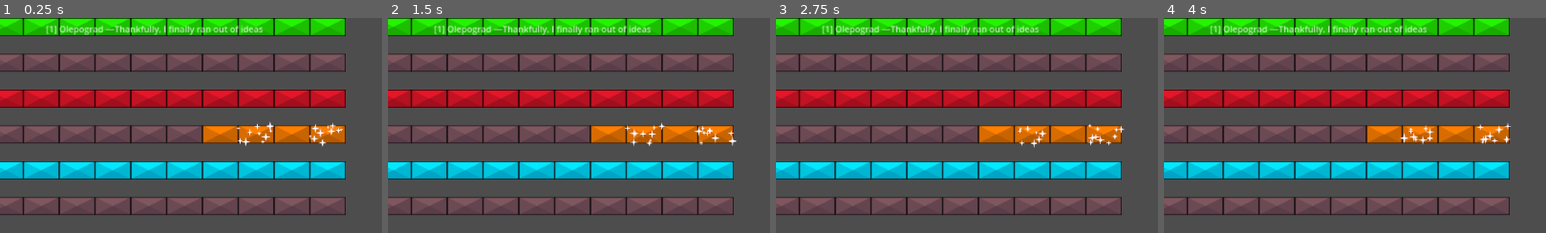
Above: before the commit, frames 1-4 (left to right).
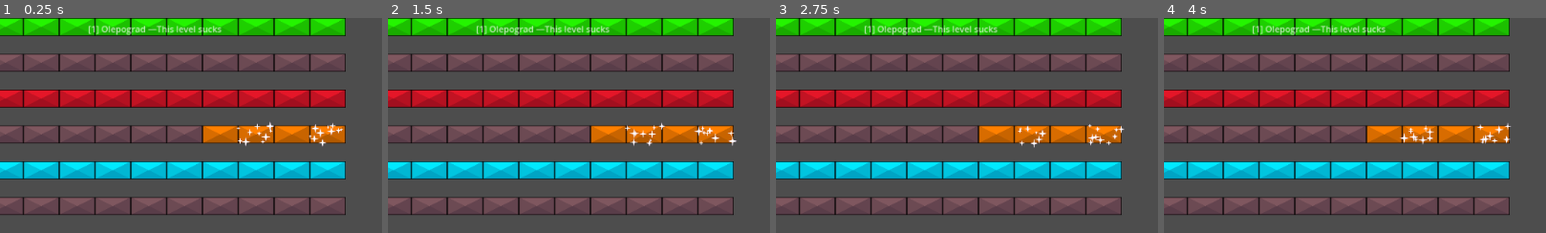
Above: after the commit, the same moments.

Repository: O-39889/brickout
Game: Godot game, scene res://scenes/levels_new/main_campaign/awawawa.tscn
The game is run twice, just before and just after one commit, with the same random seed, the same clock (stepped at 60 frames per second) and the same inputs. This scene is started directly instead of the project's main scene.
Inputs (mouse positions are % of the whole screen's width and height, from its top left):
- Up to frame 1 (0.25 s): no input
- Up to frame 2 (1.5 s): move the mouse to (55, 50) at 0.52 s; click (55, 50) at 0.67 s; move the mouse to (45, 50) at 1.27 s; click (45, 50) at 1.42 s
- Up to frame 3 (2.75 s): move the mouse to (52, 48) at 2.02 s; click (52, 48) at 2.17 s
- Up to frame 4 (4 s): move the mouse to (49, 52) at 2.77 s; click (49, 52) at 2.92 s; move the mouse to (57, 51) at 3.52 s; click (57, 51) at 3.67 s
The pictures show only the part of the screen within x 30-80%, y 0-50%; the shares and areas given below are measured in that part.

The runs differ from the first frame. In frame 1, 1.2% of the frame differs, in the area x 12-69%, y 3-8%; in frame 2, 1.2%; in frame 3, 1.2%; in frame 4, 1.2%.

Commit message:
Add another level again
Also remove the level which sucks kinda

Diff:
--- a/scenes/levels_new/main_campaign/awawawa.tscn
+++ b/scenes/levels_new/main_campaign/awawawa.tscn
@@ -14,7 +14,7 @@
 
 [node name="MainLevelGameplay" instance=ExtResource("1_1oxtk")]
 script = ExtResource("2_fbo6k")
-level_name = "Thankfully, I finally ran out of ideas"
+level_name = "This level sucks"
 level_author = "Olepograd"
 allow_level_finish_powerup = true
 powerup_chance = 0.111
--- /dev/null
+++ b/scenes/levels_new/main_campaign/softlock.tscn
@@ -0,0 +1,251 @@
+[gd_scene load_steps=4 format=3 uid="uid://dxq84sg373nkv"]
+
+[ext_resource type="PackedScene" uid="uid://cdqd7yfdukjv7" path="res://scenes/levels_new/main_level_gameplay.tscn" id="1_xhhig"]
+[ext_resource type="PackedScene" uid="uid://blofikyc7x7vn" path="res://scenes/RegularBrick.tscn" id="2_w4a01"]
+[ext_resource type="PackedScene" uid="uid://clcdnhk8jx7nc" path="res://scenes/super_unbreakable_brick.tscn" id="3_88ov6"]
+
+[node name="MainLevelGameplay" instance=ExtResource("1_xhhig")]
+editor_description = "Why am I even doing this lmao I'm gonna change the size anyway"
+level_name = "Softlock?"
+level_author = "Olepograd"
+
+[node name="Brick" parent="BrickComponent" index="0" instance=ExtResource("2_w4a01")]
+position = Vector2(360, 338)
+is_shimmering = true
+protected_sides = 15
+
+[node name="Brick2" parent="BrickComponent" index="1" instance=ExtResource("2_w4a01")]
+position = Vector2(360, 203)
+color = 5
+
+[node name="Brick3" parent="BrickComponent" index="2" instance=ExtResource("2_w4a01")]
+position = Vector2(450, 203)
+color = 5
+
+[node name="Brick4" parent="BrickComponent" index="3" instance=ExtResource("2_w4a01")]
+position = Vector2(270, 203)
+color = 5
+
+[node name="Brick5" parent="BrickComponent" index="4" instance=ExtResource("2_w4a01")]
+position = Vector2(360, 473)
+color = 5
+
+[node name="Brick6" parent="BrickComponent" index="5" instance=ExtResource("2_w4a01")]
+position = Vector2(450, 473)
+color = 5
+
+[node name="Brick18" parent="BrickComponent" index="6" instance=ExtResource("2_w4a01")]
+position = Vector2(765, 338)
+color = 5
+protected_sides = 8
+
+[node name="Brick19" parent="BrickComponent" index="7" instance=ExtResource("2_w4a01")]
+position = Vector2(810, 293)
+color = 5
+protected_sides = 9
+
+[node name="Brick25" parent="BrickComponent" index="8" instance=ExtResource("2_w4a01")]
+position = Vector2(900, 293)
+color = 5
+
+[node name="Brick32" parent="BrickComponent" index="9" instance=ExtResource("2_w4a01")]
+position = Vector2(990, 293)
+color = 5
+
+[node name="Brick33" parent="BrickComponent" index="10" instance=ExtResource("2_w4a01")]
+position = Vector2(990, 383)
+color = 5
+
+[node name="Brick26" parent="BrickComponent" index="11" instance=ExtResource("2_w4a01")]
+position = Vector2(855, 338)
+color = 5
+
+[node name="Brick27" parent="BrickComponent" index="12" instance=ExtResource("2_w4a01")]
+position = Vector2(900, 383)
+color = 5
+
+[node name="Brick28" parent="BrickComponent" index="13" instance=ExtResource("2_w4a01")]
+position = Vector2(945, 338)
+color = 5
+
+[node name="Brick31" parent="BrickComponent" index="14" instance=ExtResource("2_w4a01")]
+position = Vector2(1035, 338)
+color = 5
+
+[node name="Brick34" parent="BrickComponent" index="15" instance=ExtResource("2_w4a01")]
+position = Vector2(1080, 293)
+color = 5
+
+[node name="Brick35" parent="BrickComponent" index="16" instance=ExtResource("2_w4a01")]
+position = Vector2(1080, 383)
+color = 5
+
+[node name="Brick36" parent="BrickComponent" index="17" instance=ExtResource("2_w4a01")]
+position = Vector2(1125, 338)
+color = 5
+
+[node name="Brick37" parent="BrickComponent" index="18" instance=ExtResource("2_w4a01")]
+position = Vector2(1170, 293)
+color = 5
+
+[node name="Brick38" parent="BrickComponent" index="19" instance=ExtResource("2_w4a01")]
+position = Vector2(1170, 383)
+color = 5
+
+[node name="Brick39" parent="BrickComponent" index="20" instance=ExtResource("2_w4a01")]
+position = Vector2(1215, 338)
+color = 5
+
+[node name="Brick40" parent="BrickComponent" index="21" instance=ExtResource("2_w4a01")]
+position = Vector2(1260, 293)
+color = 5
+
+[node name="Brick43" parent="BrickComponent" index="22" instance=ExtResource("2_w4a01")]
+position = Vector2(1350, 293)
+color = 4
+
+[node name="Brick44" parent="BrickComponent" index="23" instance=ExtResource("2_w4a01")]
+position = Vector2(1350, 383)
+color = 4
+
+[node name="Brick41" parent="BrickComponent" index="24" instance=ExtResource("2_w4a01")]
+position = Vector2(1260, 383)
+color = 5
+
+[node name="Brick42" parent="BrickComponent" index="25" instance=ExtResource("2_w4a01")]
+position = Vector2(1305, 338)
+is_shimmering = true
+color = 4
+
+[node name="Brick29" parent="BrickComponent" index="26" instance=ExtResource("2_w4a01")]
+position = Vector2(945, 158)
+color = 5
+protected_sides = 9
+
+[node name="Brick30" parent="BrickComponent" index="27" instance=ExtResource("2_w4a01")]
+position = Vector2(945, 518)
+color = 5
+protected_sides = 12
+
+[node name="Brick20" parent="BrickComponent" index="28" instance=ExtResource("2_w4a01")]
+position = Vector2(855, 248)
+color = 5
+protected_sides = 9
+
+[node name="Brick21" parent="BrickComponent" index="29" instance=ExtResource("2_w4a01")]
+position = Vector2(900, 203)
+color = 5
+protected_sides = 9
+
+[node name="Brick22" parent="BrickComponent" index="30" instance=ExtResource("2_w4a01")]
+position = Vector2(900, 473)
+color = 5
+protected_sides = 12
+
+[node name="Brick23" parent="BrickComponent" index="31" instance=ExtResource("2_w4a01")]
+position = Vector2(855, 428)
+color = 5
+protected_sides = 12
+
+[node name="Brick24" parent="BrickComponent" index="32" instance=ExtResource("2_w4a01")]
+position = Vector2(810, 383)
+color = 5
+protected_sides = 12
+
+[node name="Brick8" parent="BrickComponent" index="33" instance=ExtResource("2_w4a01")]
+position = Vector2(540, 428)
+color = 5
+
+[node name="Brick9" parent="BrickComponent" index="34" instance=ExtResource("2_w4a01")]
+position = Vector2(585, 383)
+color = 5
+
+[node name="Brick10" parent="BrickComponent" index="35" instance=ExtResource("2_w4a01")]
+position = Vector2(630, 338)
+color = 5
+
+[node name="Brick11" parent="BrickComponent" index="36" instance=ExtResource("2_w4a01")]
+position = Vector2(585, 293)
+color = 5
+
+[node name="Brick12" parent="BrickComponent" index="37" instance=ExtResource("2_w4a01")]
+position = Vector2(540, 248)
+color = 5
+
+[node name="Brick13" parent="BrickComponent" index="38" instance=ExtResource("2_w4a01")]
+position = Vector2(180, 248)
+color = 5
+
+[node name="Brick14" parent="BrickComponent" index="39" instance=ExtResource("2_w4a01")]
+position = Vector2(135, 293)
+color = 5
+
+[node name="Brick15" parent="BrickComponent" index="40" instance=ExtResource("2_w4a01")]
+position = Vector2(90, 338)
+color = 5
+
+[node name="Brick16" parent="BrickComponent" index="41" instance=ExtResource("2_w4a01")]
+position = Vector2(135, 383)
+color = 5
+
+[node name="Brick17" parent="BrickComponent" index="42" instance=ExtResource("2_w4a01")]
+position = Vector2(180, 428)
+color = 5
+
+[node name="Brick7" parent="BrickComponent" index="43" instance=ExtResource("2_w4a01")]
+position = Vector2(270, 473)
+color = 5
+
+[node name="SuperUnbreakableBrick" parent="BrickComponent" index="44" instance=ExtResource("3_88ov6")]
+position = Vector2(450, 338)
+
+[node name="SuperUnbreakableBrick11" parent="BrickComponent" index="45" instance=ExtResource("3_88ov6")]
+position = Vector2(540, 338)
+
+[node name="SuperUnbreakableBrick12" parent="BrickComponent" index="46" instance=ExtResource("3_88ov6")]
+position = Vector2(180, 338)
+
+[node name="SuperUnbreakableBrick13" parent="BrickComponent" index="47" instance=ExtResource("3_88ov6")]
+position = Vector2(270, 248)
+
+[node name="SuperUnbreakableBrick14" parent="BrickComponent" index="48" instance=ExtResource("3_88ov6")]
+position = Vector2(360, 248)
+
+[node name="SuperUnbreakableBrick15" parent="BrickComponent" index="49" instance=ExtResource("3_88ov6")]
+position = Vector2(450, 248)
+
+[node name="SuperUnbreakableBrick16" parent="BrickComponent" index="50" instance=ExtResource("3_88ov6")]
+position = Vector2(360, 428)
+
+[node name="SuperUnbreakableBrick17" parent="BrickComponent" index="51" instance=ExtResource("3_88ov6")]
+position = Vector2(450, 428)
+
+[node name="SuperUnbreakableBrick18" parent="BrickComponent" index="52" instance=ExtResource("3_88ov6")]
+position = Vector2(270, 428)
+
+[node name="SuperUnbreakableBrick2" parent="BrickComponent" index="53" instance=ExtResource("3_88ov6")]
+position = Vector2(315, 293)
+
+[node name="SuperUnbreakableBrick3" parent="BrickComponent" index="54" instance=ExtResource("3_88ov6")]
+position = Vector2(270, 338)
+
+[node name="SuperUnbreakableBrick4" parent="BrickComponent" index="55" instance=ExtResource("3_88ov6")]
+position = Vector2(495, 383)
+
+[node name="SuperUnbreakableBrick5" parent="BrickComponent" index="56" instance=ExtResource("3_88ov6")]
+position = Vector2(405, 383)
+
+[node name="SuperUnbreakableBrick6" parent="BrickComponent" index="57" instance=ExtResource("3_88ov6")]
+position = Vector2(405, 293)
+
+[node name="SuperUnbreakableBrick10" parent="BrickComponent" index="58" instance=ExtResource("3_88ov6")]
+position = Vector2(495, 293)
+
+[node name="SuperUnbreakableBrick7" parent="BrickComponent" index="59" instance=ExtResource("3_88ov6")]
+position = Vector2(225, 383)
+
+[node name="SuperUnbreakableBrick8" parent="BrickComponent" index="60" instance=ExtResource("3_88ov6")]
+position = Vector2(225, 293)
+
+[node name="SuperUnbreakableBrick9" parent="BrickComponent" index="61" instance=ExtResource("3_88ov6")]
+position = Vector2(315, 383)
--- a/scenes/singletons/game_progression.tscn
+++ b/scenes/singletons/game_progression.tscn
@@ -5,4 +5,4 @@
 [node name="GameProgression" type="Node"]
 script = ExtResource("1_tj43e")
 main_campaign_dir = "res://scenes/levels_new/main_campaign"
-level_campaign = PackedStringArray("first_levle", "shimmer_intro", "will_come_up_with_the_name_later", "circlularos", "checkerboard", "reinforced_intro", "awawawa", "circle 2")
+level_campaign = PackedStringArray("first_levle", "shimmer_intro", "will_come_up_with_the_name_later", "circlularos", "checkerboard", "reinforced_intro", "circle 2", "softlock")
